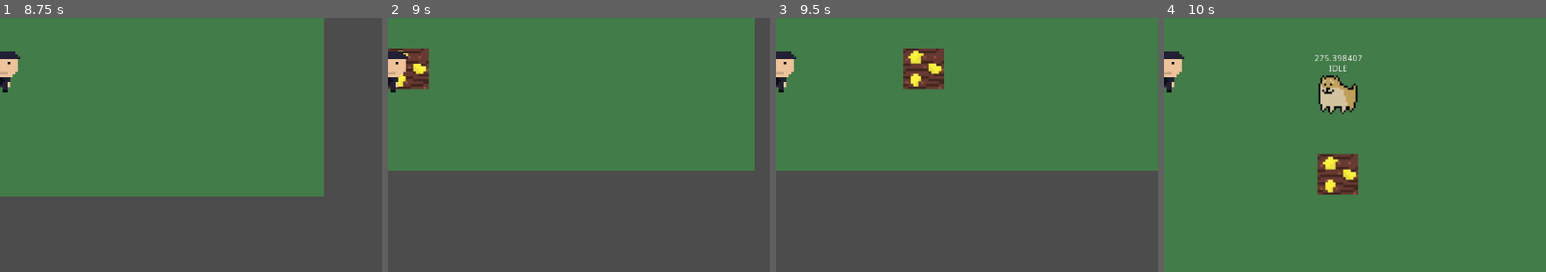
Above: before the commit, frames 1-4 (left to right).
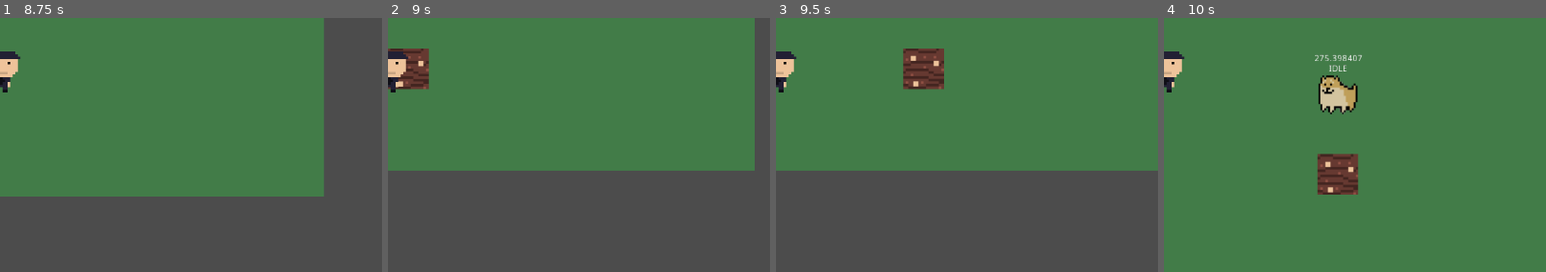
Above: after the commit, the same moments.

Repository: ranaxdev/BeatTheBoredomJam
Game: Godot game, scene res://Scenes/World.tscn
The game is run twice, just before and just after one commit, with the same random seed, the same clock (stepped at 60 frames per second) and the same inputs.
Inputs:
- Up to frame 1 (8.75 s): tap Enter (ui_accept) at 0.5, 0.77, 1.52, 3.02, 3.77, 4.52, 6.02, 6.77, 7.52 s; hold D (move_right) 0.53-1.28 s; hold 1 0.53-1.28 s; hold S (move_down) 1.28-2.03 s; tap 2 at 1.35, 4.35, 7.35 s; hold D (move_right) 2.03-2.78 s; hold 3 2.03-2.78 s; hold W (move_up) 2.78-3.53 s; tap Space at 2.85, 5.85 s; hold 1 3.53-4.28 s; hold A (move_left) 3.53-5.03 s; hold S (move_down) 5.03-5.78 s; hold 3 5.03-5.78 s; hold D (move_right) 5.78-6.53 s; hold W (move_up) 6.53-7.28 s; hold 1 6.53-7.28 s; hold D (move_right) 7.28-8.03 s; hold S (move_down) from 8.03 s (still down); hold 3 from 8.03 s (still down)
- Up to frame 2 (9 s): release S (move_down) at 8.78 s; release 3 at 8.78 s; hold A (move_left) from 8.78 s (still down); tap Space at 8.85 s
- Up to frame 3 (9.5 s): keep holding A (move_left); tap Enter (ui_accept) at 9.02 s
- Up to frame 4 (10 s): release A (move_left) at 9.53 s; hold W (move_up) from 9.53 s (still down); hold 1 from 9.53 s (still down); tap Enter (ui_accept) at 9.77 s
The pictures show only the part of the screen within x 50-100%, y 39-89%; the shares and areas given below are measured in that part.

Frame 1 is identical in both runs. In frame 2, 0.2% of the frame differs, in the area x 2-10%, y 12-28%; in frame 3, 0.4%, in the area x 34-44%, y 12-28%; in frame 4, 0.4%.

Commit message:
More code organizing

Diff:
--- a/Scripts/Planting/Crop.gd
+++ b/Scripts/Planting/Crop.gd
@@ -2,9 +2,18 @@
 class_name Crop
 
 var cropType:int;
+var currentStage:int=0; # current stage of growth
+var growTimer:Timer=null;
+var growthDelay:float = 3.0
 var pos:Vector2; # Position vector in world units
-var tempTexture:Texture = preload("res://Assets/tempseed.png")
 
+# Texture stuff (Fix later)
+var tempTexture:Texture;
+var crop1tex = preload("res://Assets/crop/crop1.png")
+var crop2tex = preload("res://Assets/crop/crop2.png")
+var crop3tex = preload("res://Assets/crop/crop3.png")
+
+var growTextures = [crop1tex,crop2tex,crop3tex]
 # Constructor
 func _init(crop:int=1, mappos:Vector2=Vector2()):
 	cropType=crop #Crop type default 1
@@ -12,13 +21,42 @@
 
 #***CREATE EVENT***
 func _ready():
+	tempTexture = crop1tex; #initially its a seed texture
+	# Timer to get to next stage (growing)
+	growTimer = Timer.new()
+	growTimer.set_one_shot(true)
+	growTimer.set_wait_time(growthDelay)
+	growTimer.connect("timeout",self,"_onGrowTimerComplete")
+	add_child(growTimer)
+	growTimer.start()
+
+#***RENDER***
+func _draw():
+	draw_texture(tempTexture,tilemap.map_to_world(pos))
+
+#***UPDATE***
+func _process(delta):
+	print(currentStage)
 	pass
 
-func _draw():
-	draw_texture(tempTexture,tilemap.map_to_world(pos))
+
+# Grow timer complete function
+func _onGrowTimerComplete()->void:
+	currentStage+=1
+	if(currentStage!=3):
+		tempTexture = growTextures[currentStage] #Advance texture
+		update() #Redraw texture
+		growTimer.start()
+
 
 #***GETTERS***
 
 # Return position vector
 func getPos() -> Vector2:
 	return pos
+
+# Return if it's ready to harvest
+func readyToHarvest() -> bool:
+	if(currentStage==3):
+		return true
+	return false
Binary file added: Assets/crop/crop1.png
Not shown, added: Assets/crop/crop1.png.import
Binary file added: Assets/crop/crop2.png
Not shown, added: Assets/crop/crop2.png.import
Binary file added: Assets/crop/crop3.png
Not shown, added: Assets/crop/crop3.png.import
